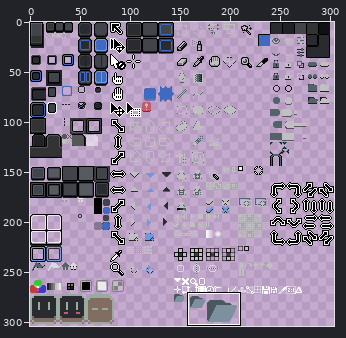
Sprite sheet: data/extensions/aseprite-theme/dark/sheet.png. The first picture is a wide view before the edit; the outline marks the close-up.
Close-up. Earlier state:
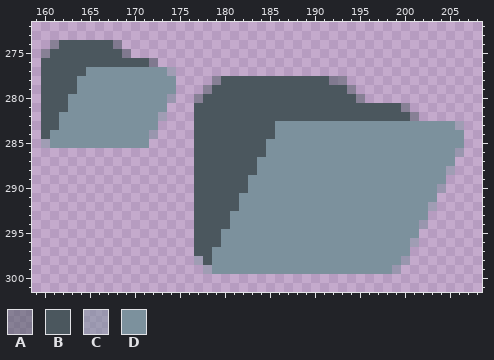
The file is 304x304 pixels. Pixels under 10% opacity are left out. Colours within 5 levels of each other are drawn and written as one. Shown: x 159..208, y 272..301. The commit also changed other parts of the picture, which this record leaves out.
Palette (. is transparent): A #4b575e80  B #4b575e  C #7c919d80  D #7c919d
Pixels before, first column x 160:
274 .ABBBBBBA......................................
275 ABBBBBBBBA.....................................
276 BBBBBBBBBBBBA..................................
277 BBBBBDDDDDDDDDC................................
278 BBBBDDDDDDDDDDD....ABBBBBBBBBBBBAA.............
279 BBBBDDDDDDDDDDD...ABBBBBBBBBBBBBBBA............
280 BBBDDDDDDDDDDDC..ABBBBBBBBBBBBBBBBBA...........
281 BBBDDDDDDDDDDD...BBBBBBBBBBBBBBBBBBBBBBBA......
282 BBDDDDDDDDDDDC...BBBBBBBBBBBBBBBBBBBBBBBBA.....
283 BBDDDDDDDDDDD....BBBBBBBBBDDDDDDDDDDDDDDDDDDDDC
284 BDDDDDDDDDDDC....BBBBBBBBBDDDDDDDDDDDDDDDDDDDDD
285 CDDDDDDDDDDD.....BBBBBBBBDDDDDDDDDDDDDDDDDDDDDD
286 .................BBBBBBBBDDDDDDDDDDDDDDDDDDDDDC
287 .................BBBBBBBDDDDDDDDDDDDDDDDDDDDDD.
288 .................BBBBBBBDDDDDDDDDDDDDDDDDDDDDC.
289 .................BBBBBBDDDDDDDDDDDDDDDDDDDDDD..
290 .................BBBBBBDDDDDDDDDDDDDDDDDDDDDC..
291 .................BBBBBDDDDDDDDDDDDDDDDDDDDDD...
292 .................BBBBBDDDDDDDDDDDDDDDDDDDDDC...
293 .................BBBBDDDDDDDDDDDDDDDDDDDDDD....
294 .................BBBBDDDDDDDDDDDDDDDDDDDDDC....
295 .................BBBDDDDDDDDDDDDDDDDDDDDDD.....
296 .................BBBDDDDDDDDDDDDDDDDDDDDDC.....
297 .................BBDDDDDDDDDDDDDDDDDDDDDD......
298 .................CBDDDDDDDDDDDDDDDDDDDDDC......
299 ..................CDDDDDDDDDDDDDDDDDDDDC.......
And afterwards:
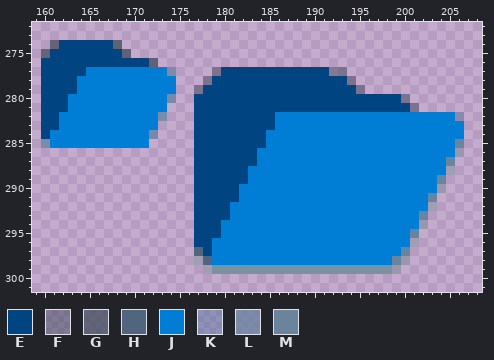
Colours new in this view: E #004482  F #3a485c7d  G #404e5dbe  H #51667e  J #007ed5  K #5976a17d  L #65809fbe  M #6b849e
The exact change:
y 274: x 161..168 ABBBBBBA -> GEEEEEEG
y 275: x 160..169 ABBBBBBBBA -> GEEEEEEEEG
y 276: x 160..172 BBBBBBBBBBBBA -> EEEEEEEEEEEEG
y 277: x 160..174 BBBBBDDDDDDDDDC -> EEEEEJJJJJJJJJL; x 179..193 ............... -> FEEEEEEEEEEEEFF
y 278: x 160..174 BBBBDDDDDDDDDDD -> EEEEJJJJJJJJJJJ; x 178..194 .ABBBBBBBBBBBBAA. -> FEEEEEEEEEEEEEEEF
y 279: x 160..174 BBBBDDDDDDDDDDD -> EEEEJJJJJJJJJJJ; x 177..195 .ABBBBBBBBBBBBBBBA. -> FEEEEEEEEEEEEEEEEEF
y 280: x 160..174 BBBDDDDDDDDDDDC -> EEEJJJJJJJJJJJL; x 177..200 ABBBBBBBBBBBBBBBBBA..... -> EEEEEEEEEEEEEEEEEEEEEEEF
y 281: x 160..173 BBBDDDDDDDDDDD -> EEEJJJJJJJJJJJ; x 177..201 BBBBBBBBBBBBBBBBBBBBBBBA. -> EEEEEEEEEEEEEEEEEEEEEEEEF
y 282: x 160..173 BBDDDDDDDDDDDC -> EEJJJJJJJJJJJL; x 177..206 BBBBBBBBBBBBBBBBBBBBBBBBA..... -> EEEEEEEEEJJJJJJJJJJJJJJJJJJJJK
y 283: x 160..172 BBDDDDDDDDDDD -> EEJJJJJJJJJJJ; x 177..206 BBBBBBBBBDDDDDDDDDDDDDDDDDDDDC -> EEEEEEEEEJJJJJJJJJJJJJJJJJJJJJ
y 284: x 160..172 BDDDDDDDDDDDC -> EJJJJJJJJJJJL; x 177..206 BBBBBBBBBDDDDDDDDDDDDDDDDDDDDD -> EEEEEEEEJJJJJJJJJJJJJJJJJJJJJJ
y 285: x 160..171 CDDDDDDDDDDD -> LJJJJJJJJJJJ; x 177..206 BBBBBBBBDDDDDDDDDDDDDDDDDDDDDD -> EEEEEEEEJJJJJJJJJJJJJJJJJJJJJM
y 286: x 177..205 BBBBBBBBDDDDDDDDDDDDDDDDDDDDD -> EEEEEEEJJJJJJJJJJJJJJJJJJJJJJ
y 287: x 177..205 BBBBBBBDDDDDDDDDDDDDDDDDDDDDD -> EEEEEEEJJJJJJJJJJJJJJJJJJJJJM
y 288: x 177..204 BBBBBBBDDDDDDDDDDDDDDDDDDDDD -> EEEEEEJJJJJJJJJJJJJJJJJJJJJJ
y 289: x 177..204 BBBBBBDDDDDDDDDDDDDDDDDDDDDD -> EEEEEEJJJJJJJJJJJJJJJJJJJJJM
y 290: x 177..203 BBBBBBDDDDDDDDDDDDDDDDDDDDD -> EEEEEJJJJJJJJJJJJJJJJJJJJJJ
y 291: x 177..203 BBBBBDDDDDDDDDDDDDDDDDDDDDD -> EEEEEJJJJJJJJJJJJJJJJJJJJJM
y 292: x 177..202 BBBBBDDDDDDDDDDDDDDDDDDDDD -> EEEEJJJJJJJJJJJJJJJJJJJJJJ
y 293: x 177..202 BBBBDDDDDDDDDDDDDDDDDDDDDD -> EEEEJJJJJJJJJJJJJJJJJJJJJM
y 294: x 177..201 BBBBDDDDDDDDDDDDDDDDDDDDD -> EEEJJJJJJJJJJJJJJJJJJJJJJ
y 295: x 177..201 BBBDDDDDDDDDDDDDDDDDDDDDD -> EEEJJJJJJJJJJJJJJJJJJJJJM
y 296: x 177..200 BBBDDDDDDDDDDDDDDDDDDDDD -> EEJJJJJJJJJJJJJJJJJJJJJJ
y 297: x 177..200 BBDDDDDDDDDDDDDDDDDDDDDD -> HEJJJJJJJJJJJJJJJJJJJJJM
y 298: x 178..199 BDDDDDDDDDDDDDDDDDDDDD -> HJJJJJJJJJJJJJJJJJJJJM
Boxes around the changes in both close-ups, in picture pixels (x1, y1, x2, y2):
changed: (41, 40, 464, 265)
